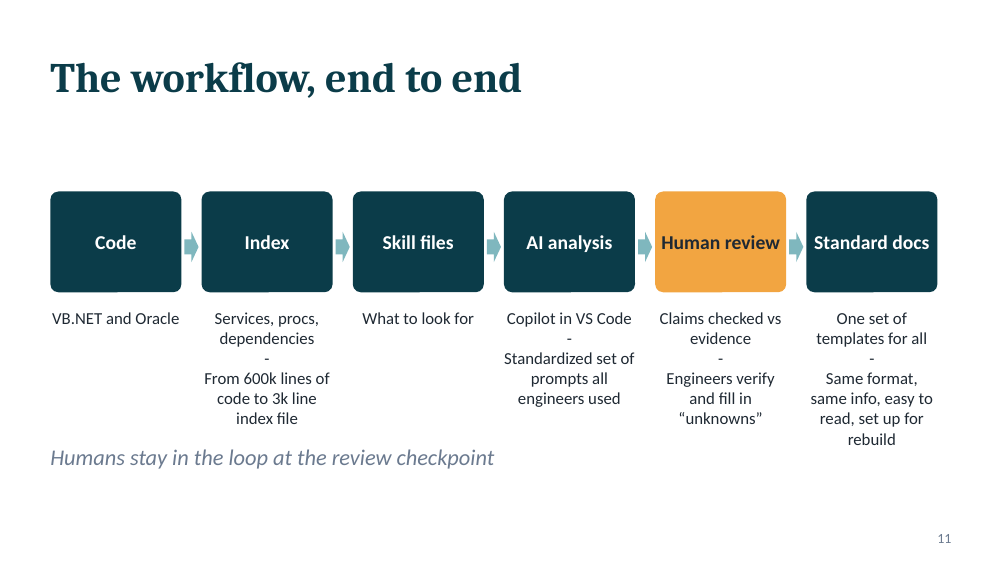
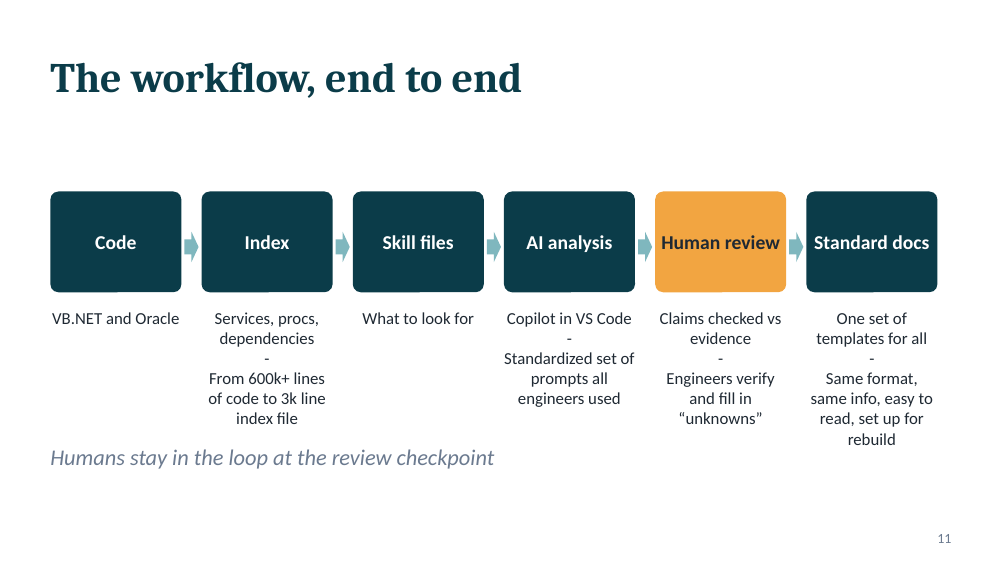
Before and after one commit to SteveMoodyData/skills-demo, a slide deck: slide 11 of SteveMoody_SkillsBasedReverseEngineering.pptx. Drawn at 1008x567 pixels with LibreOffice and Linux fonts; fonts in the diff are those of the drawing. Boxes give left, top, right and bottom in pixels: in the first picture for what was removed or moved away, otherwise in the second. Text is boxed around its words. In the diff, an @@ line names an element or a change of style, - is before the commit and + after.

```diff
--- a/SteveMoody_SkillsBasedReverseEngineering.pptx
+++ b/SteveMoody_SkillsBasedReverseEngineering.pptx
@@ text at bbox=[208, 372, 326, 424]: text changed @@
-From 600k lines of code to 3k line index file
+From 600k+ lines of code to 3k line index file
```
Also in this commit, not shown: 3 other slides changed, 1 other file.
